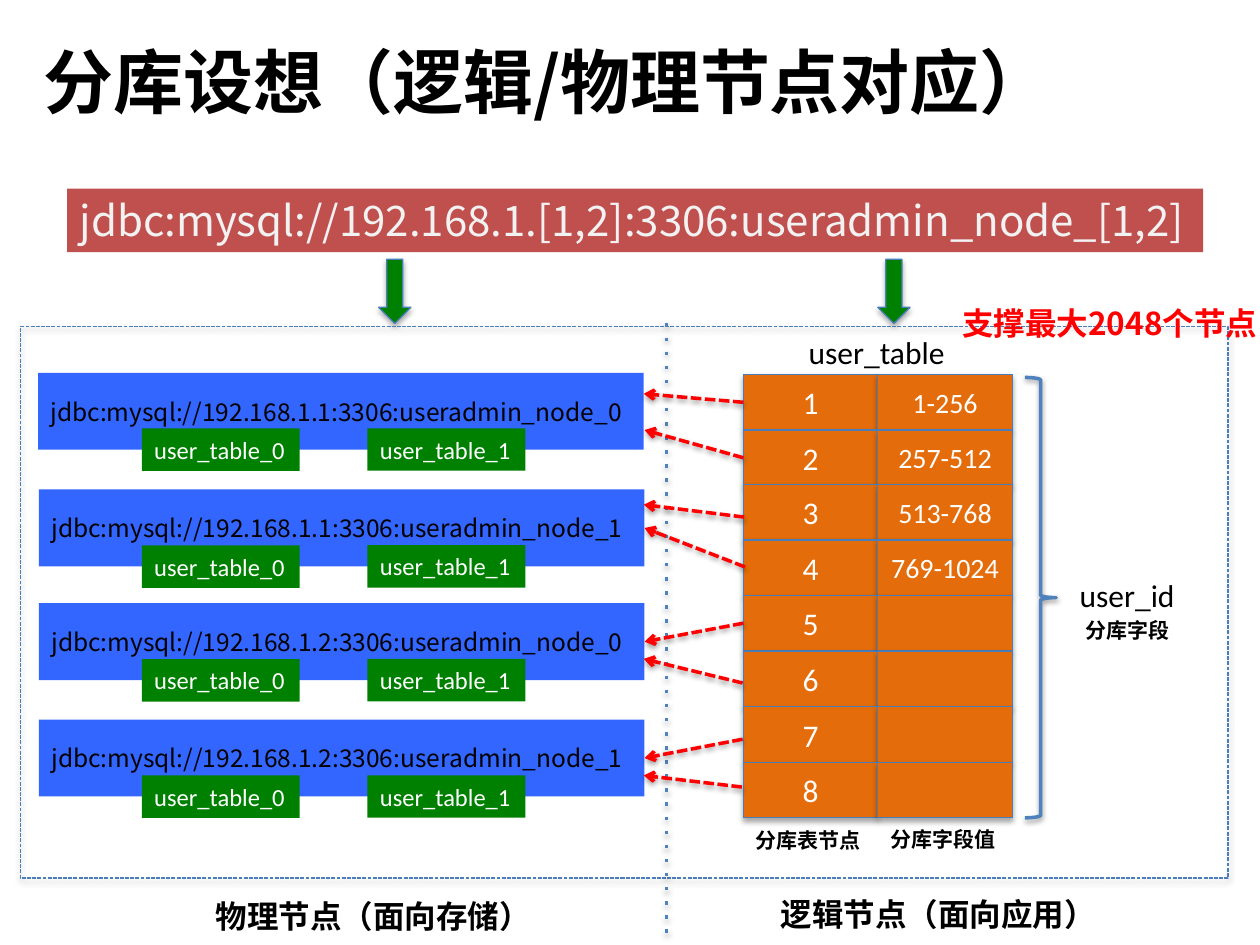
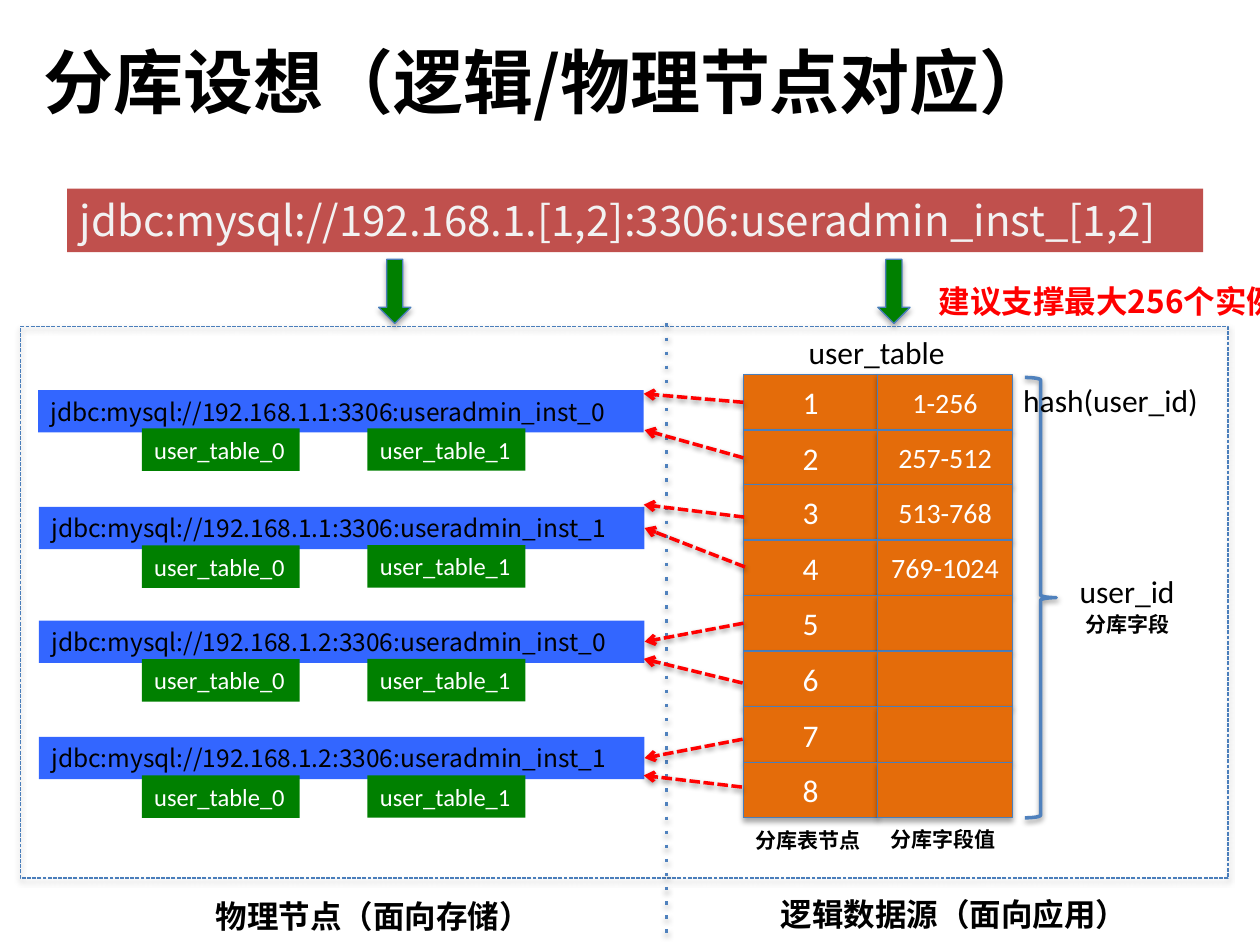
Before and after one commit to zl2006/yy-document, a slide deck: slide 2 of 分布式数据库设计（YYDAL）.pptx. Drawn at 1260x945 pixels with LibreOffice and Linux fonts; fonts in the diff are those of the drawing. Boxes give left, top, right and bottom in pixels: in the first picture for what was removed or moved away, otherwise in the second. Text is boxed around its words. In the diff, an @@ line names an element or a change of style, - is before the commit and + after.

```diff
--- a/分布式数据库设计（YYDAL）.pptx
+++ b/分布式数据库设计（YYDAL）.pptx
@@ text in rectangle at box(80, 202, 1156, 246): text changed @@
-jdbc:mysql://192.168.1.[1,2]:3306:useradmin_node_[1,2]
+jdbc:mysql://192.168.1.[1,2]:3306:useradmin_inst_[1,2]
@@ text at box(939, 286, 1260, 316): text changed @@
-支撑最大2048个节点
+建议支撑最大256个实例
@@ text added at box(1023, 386, 1197, 420), 18 pt, text #000000 @@
+hash(user_id)
@@ rectangle "jdbc:mysql://192.168.1.1:3306:useradmin_inst_0": place and size @@
-rectangle "jdbc:mysql://192.168.1.1:3306:useradmin_inst_0" at box(38, 373, 644, 450)
+rectangle "jdbc:mysql://192.168.1.1:3306:useradmin_inst_0" at box(38, 391, 644, 433)
@@ text in rectangle at box(51, 401, 605, 427): text changed @@
-jdbc:mysql://192.168.1.1:3306:useradmin_node_0
+jdbc:mysql://192.168.1.1:3306:useradmin_inst_0
@@ rectangle "jdbc:mysql://192.168.1.1:3306:useradmin_inst_1": place and size @@
-rectangle "jdbc:mysql://192.168.1.1:3306:useradmin_inst_1" at box(39, 490, 645, 567)
+rectangle "jdbc:mysql://192.168.1.1:3306:useradmin_inst_1" at box(39, 507, 645, 549)
@@ text in rectangle at box(51, 517, 605, 543): text changed @@
-jdbc:mysql://192.168.1.1:3306:useradmin_node_1
+jdbc:mysql://192.168.1.1:3306:useradmin_inst_1
@@ text "user_id": place and size @@
-text "user_id" at box(1080, 585, 1175, 612)
+text "user_id" at box(1080, 581, 1175, 608)
@@ rectangle "jdbc:mysql://192.168.1.2:3306:useradmin_inst_0": place and size @@
-rectangle "jdbc:mysql://192.168.1.2:3306:useradmin_inst_0" at box(39, 604, 645, 680)
+rectangle "jdbc:mysql://192.168.1.2:3306:useradmin_inst_0" at box(39, 620, 645, 663)
@@ text "分库字段": place and size @@
-text "分库字段" at box(1086, 620, 1170, 640)
+text "分库字段" at box(1086, 614, 1170, 634)
@@ text in rectangle at box(51, 631, 605, 657): text changed @@
-jdbc:mysql://192.168.1.2:3306:useradmin_node_0
+jdbc:mysql://192.168.1.2:3306:useradmin_inst_0
@@ rectangle "jdbc:mysql://192.168.1.2:3306:useradmin_inst_1": place and size @@
-rectangle "jdbc:mysql://192.168.1.2:3306:useradmin_inst_1" at box(39, 719, 645, 796)
+rectangle "jdbc:mysql://192.168.1.2:3306:useradmin_inst_1" at box(39, 737, 645, 780)
@@ text in rectangle at box(51, 747, 605, 773): text changed @@
-jdbc:mysql://192.168.1.2:3306:useradmin_node_1
+jdbc:mysql://192.168.1.2:3306:useradmin_inst_1
@@ text at box(781, 899, 1127, 929): text changed @@
-逻辑节点（面向应用）
+逻辑数据源（面向应用）
```
Also in this commit, not shown: 2 other slides changed, 4 slides added.
